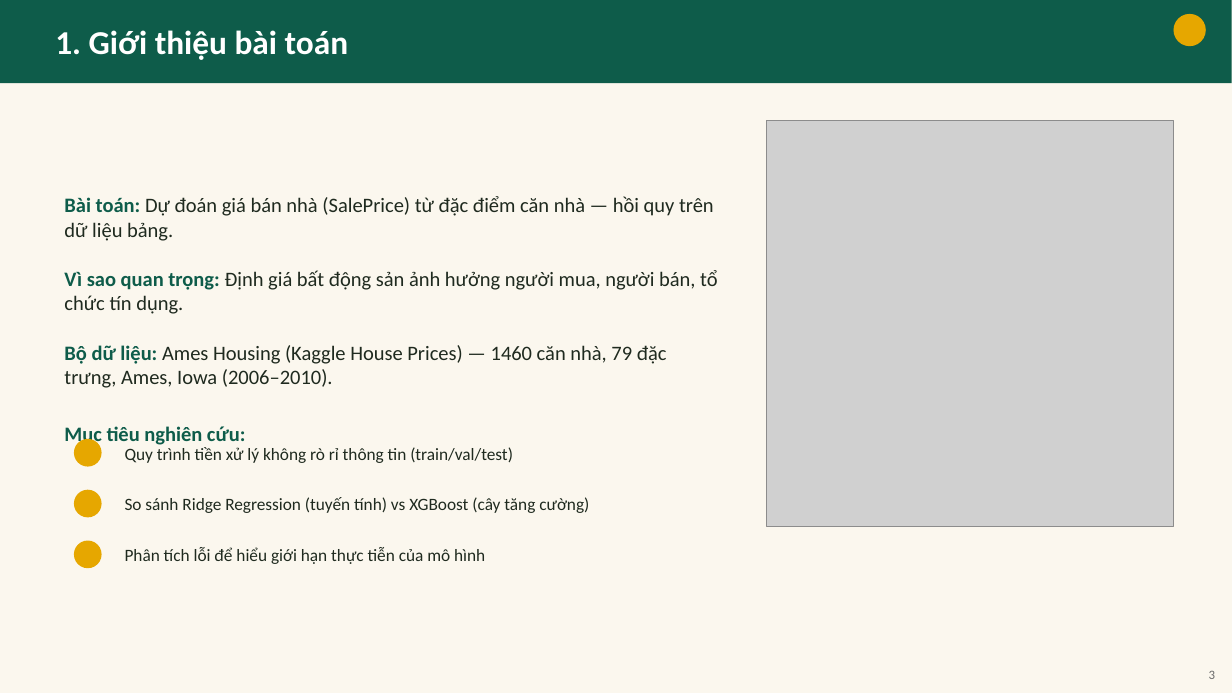
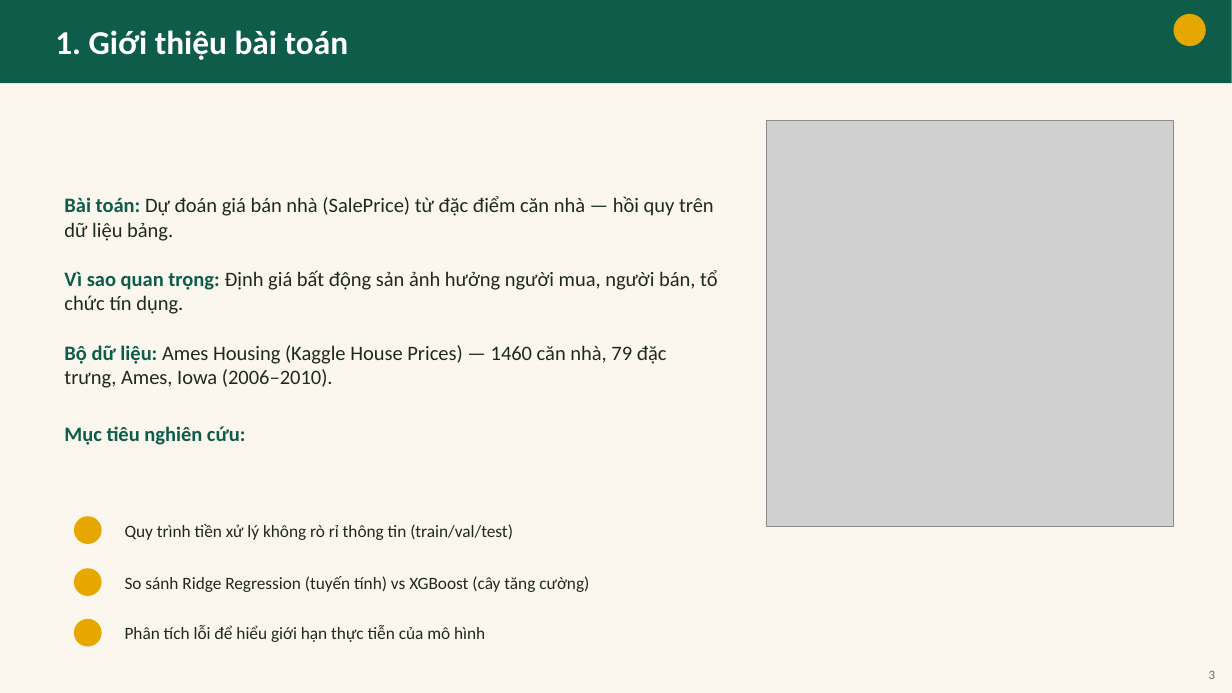
Before and after one commit to hkk4567/Deep-learning, a slide deck: slide 3 of house_price_ml/06_reports/deliverables/Slide_HouseSalePrice.pptx. Drawn at 1232x693 pixels with LibreOffice and Linux fonts; fonts in the diff are those of the drawing; grey boxes stand for pictures. Boxes give left, top, right and bottom in pixels: in the first picture for what was removed or moved away, otherwise in the second. Text is boxed around its words. In the diff, an @@ line names an element or a change of style, - is before the commit and + after.

```diff
--- a/house_price_ml/06_reports/deliverables/Slide_HouseSalePrice.pptx
+++ b/house_price_ml/06_reports/deliverables/Slide_HouseSalePrice.pptx
@@ text "Quy trình tiền xử lý ...": place and size @@
-text "Quy trình tiền xử lý ..." at <box>125,447,513,463</box>
+text "Quy trình tiền xử lý ..." at <box>125,524,513,540</box>
@@ 3 rounded rectangles, 2 texts: place and size @@
-3 rounded rectangles, 2 texts at <box>74,439,589,568</box>
+3 rounded rectangles, 2 texts at <box>74,517,589,647</box>
```
Also in this commit, not shown: 4 other slides changed, 1 other file.
